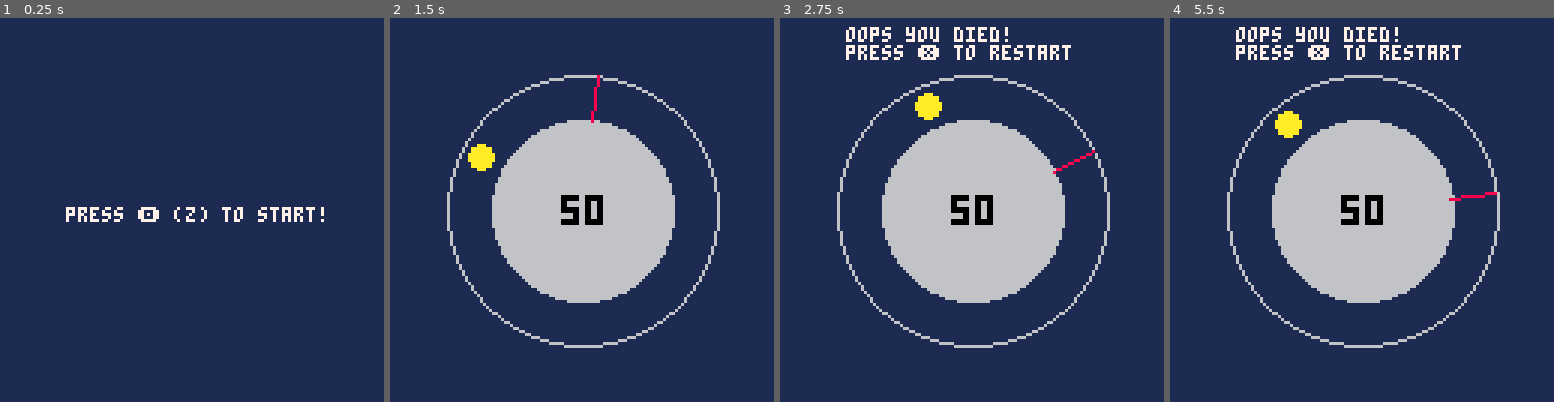
Above: before the commit, frames 1-4 (left to right).
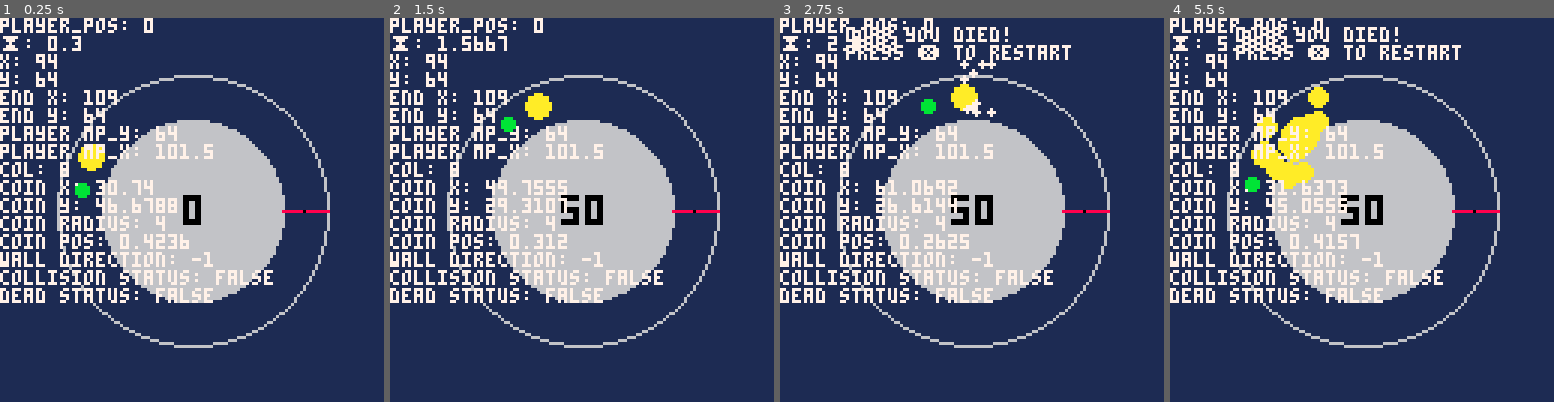
Above: after the commit, the same moments.

Repository: kdiab/carts
Game: PICO-8 cartridge lock/lock.p8
Same seed, same stepped clock (60 frames per second), same inputs: the game is played once before the commit and once after it.
Inputs:
- Up to frame 1 (0.25 s): no input
- Up to frame 2 (1.5 s): tap X (X key) at 0.33, 1.07 s; tap O (Z key) at 0.7 s
- Up to frame 3 (2.75 s): tap O (Z key) at 1.7, 2.1, 2.5 s; tap X (X key) at 1.85 s; hold Up 2.15-2.42 s
- Up to frame 4 (5.5 s): tap O (Z key) every 0.4 s from 2.9 to 5.3 s; tap X (X key) at 2.97, 4.08, 5.2 s; hold Down 3.63-3.97 s; hold Up 4.73-5.03 s

The runs differ from the first frame. In frame 1, 27% of the frame differs, in the area x 0-86%, y 0-86%; in frame 2, 10%; in frame 3, 11%; in frame 4, 12%.

Commit message:
particles, win screen

Diff:
--- a/lock/lock.p8
+++ b/lock/lock.p8
@@ -4,7 +4,7 @@
 --init
 function _init()
 		--general
-		debug             =	false
+		debug             =	true
 		bg                = 1
 		game_state        = "menu"
 		--player
@@ -45,7 +45,7 @@
 
 function debug_init()
 		game_state   = "game"
-		lock_counter = 9
+		lock_counter = 0
 		dbg_pos      = 0
 end
 
@@ -59,6 +59,8 @@
 				update_game()
 		elseif game_state == "dead" then
 				update_death()
+		elseif game_state == "win" then
+				update_win()
 		end
 end
 
@@ -71,6 +73,9 @@
 				draw_game()
 		elseif game_state == "dead" then
 				draw_death()
+		elseif game_state == "win" then
+				cls(bg)
+				draw_win()
 		end
 
 		if debug then
@@ -106,6 +111,7 @@
 		offset,
 		inner,
 		outer)
+		update_particles(0.3, 0.3, 0.4, 6, 7)
 		if debug then
 				debug_movement()
 		end
@@ -115,13 +121,17 @@
 		draw_lock()
 		draw_coin()
 		draw_player()
+		draw_particles()
 end
 
 function collect_coin()
 		if btnp(4) then
 				if not intersect(coin) then
 						game_state = "dead"
+				elseif lock_counter < 1 then
+						game_state = "win"
 				else
+						add_particles(coin, coin.col, 7)
 						coin_is_spawned = false
 						lock_counter -= 1
 						dial_speed *= dial_direction
@@ -288,51 +298,73 @@
 -->8
 --particles
 
-function add_particles(a)
+function add_particles(a, col, life, offset)
 		for i = 1, 10 do
-				part = {
-				x=a.x+rnd(15),
-				y=a.y-11+rnd(20),
-				r=a.r,
-				col=a.c,
-				life=6
+				local part = {
+				x= a.x+rnd(15),
+				y= a.y-11+rnd(20),
+				r= a.r-rnd(offset),
+				c= col,
+				l= life
 				}
 				add(particles, part)
 		end
 end
 
-function update_particles()
+function update_particles(lrate, yrate, rrate, half_life, cc)
 		for p in all(particles) do
-				p.life -= .3
-				p.y -= 1
-				p.r -= .1
-				if p.life <= 0 then
+				p.l -= lrate
+				p.y -= yrate
+				p.r -= rrate
+				if p.l <= half_life
+						then p.c = cc
+				end
+				if p.l <= 0 then
 						del(particles, p)
 				end
 		end
 end
 
 function draw_particles()
-		cls(1)
-		spr(1,player.x,player.y,2,2)
 		for p in all(particles) do
 				circfill(p.x,p.y,p.r,p.c)
 		end
 end
 -->8
+--win
+
+function update_win()
+		if btn(❎) then
+				init()
+				game_state = "game"
+		end
+end
+
+function draw_win()
+		draw_game()
+		circfill(64,64,30,6)
+		print("you win!",22,3,7)
+		print("press ❎ to restart")
+		print("\^w\^t\^byou",53,53,counter_color)
+		print("\^w\^t\^bwin")
+end
+-->8
 --dbg
 
 function debug_movement()
-		if btn(⬆️) then dbg_pos += 0.005 end
-		if btn(⬇️) then dbg_pos -= 0.005 end
-		if btn(❎) then coin_is_spawned = false end
+		if btn(⬆️) then dbg_pos += 0.01 end
+		if btn(⬇️) then dbg_pos -= 0.01 end
+		if btn(❎) then
+		add_particles(coin, coin.col, 7)
+		end
 end
 
 function debug_draw()
 	local player_midpoint_y = (player.start_y + player.end_y)/2
 	local player_midpoint_x = (player.start_x + player.end_x)/2
 	circ(player_midpoint_x,player_midpoint_y,0,0)
-	print("player_pos: "..dbg_pos..
+	print(
+	"player_pos: "..dbg_pos..
 	"\n⧗: "..time()..
 	"\nx: "..player.start_x..
 	"\ny: "..player.start_y..
